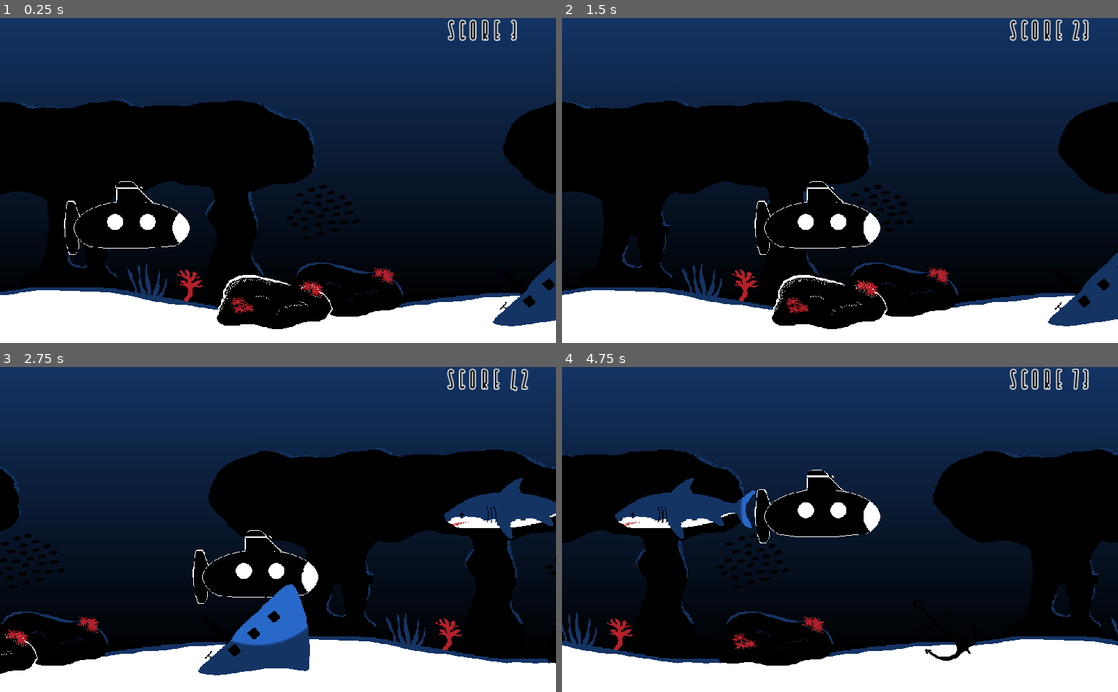
Above: before the commit, frames 1-4 (two rows, left to right).
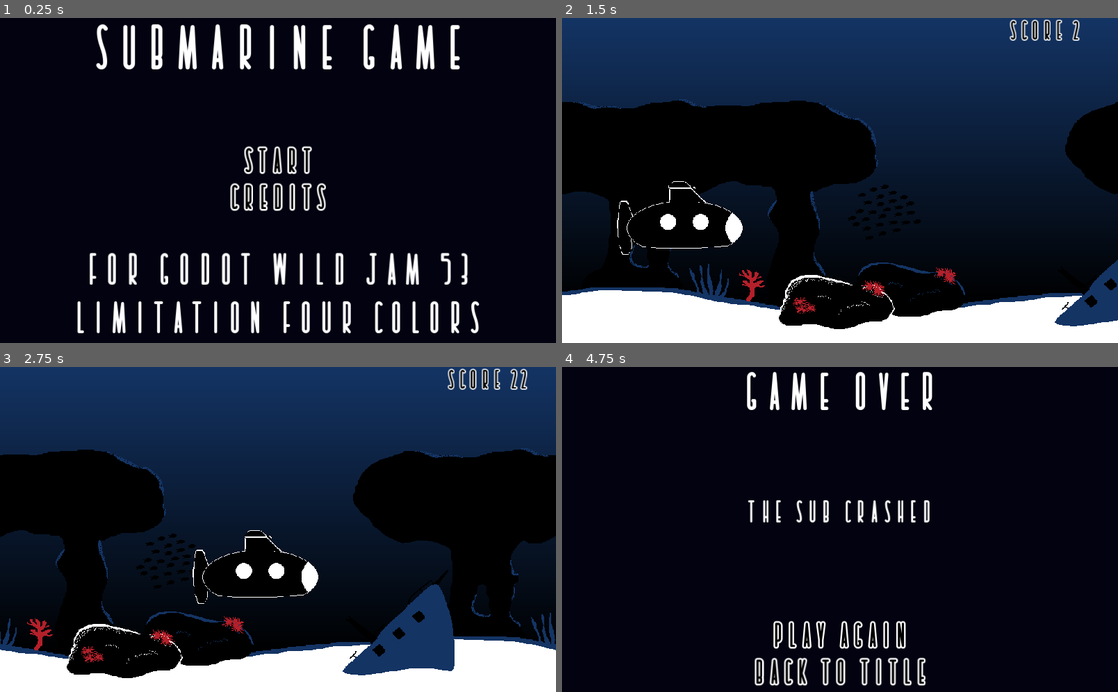
Above: after the commit, the same moments.

Repository: farmdogsdev/godot-jam
Game: Godot game, scene res://resources/TitleScreen.tscn
Same seed, same stepped clock (60 frames per second), same inputs: the game is played once before the commit and once after it. Before the commit the project starts from res://resources/TestScene.tscn.
Inputs (mouse positions are in pixels of both pictures, inside the frame that each line leads up to):
- Up to frame 1 (0.25 s): no input
- Up to frame 2 (1.5 s): click (840, 161) at 0.5 s, where only the run after the commit has a clickable "Start"; click (840, 313) at 1.25 s, where only the run after the commit has a clickable "Confirm"
- Up to frame 3 (2.75 s): hold Right (ui_right) from 2.03 s (still down)
- Up to frame 4 (4.75 s): release Right (ui_right) at 2.78 s; hold Down (ui_down) 2.78-3.53 s; hold Right (ui_right) 3.53-4.28 s; hold Up (ui_up) from 4.28 s (still down)

The runs differ from the first frame. In frame 1, 53% of the frame differs, in the area x 0-100%, y 0-100%; in frame 2, 7.3%; in frame 3, 31%; in frame 4, 51%.
Error after the commit: Attempt to call function 'play' in base 'null instance' on a null instance. (res://resources/scripts/Sub.gd:66)

Commit message:
finished

Diff:
--- a/project.godot
+++ b/project.godot
@@ -11,7 +11,7 @@
 [application]
 
 config/name="Godot Game Jam"
-run/main_scene="res://resources/TestScene.tscn"
+run/main_scene="res://resources/TitleScreen.tscn"
 config/icon="res://icon.png"
 
 [display]
--- a/resources/GameOverScreen.gd
+++ b/resources/GameOverScreen.gd
@@ -8,8 +8,8 @@
 
 # Called when the node enters the scene tree for the first time.
 func _ready():
-	pass
-	#$VBoxContainer2/RichTextLabel.text += str(score_report.get_score())
+	$LeviathanGroan.play()
+	$Thud.play()
 
 func _on_BackToTitle_pressed():
 	get_tree().change_scene("res://resources/TitleScreen.tscn")
--- a/resources/GameOverScreen.tscn
+++ b/resources/GameOverScreen.tscn
@@ -1,7 +1,9 @@
-[gd_scene load_steps=11 format=2]
+[gd_scene load_steps=13 format=2]
 
 [ext_resource path="res://assets/bodrum-font/Bodrum-JzRm.ttf" type="DynamicFontData" id=1]
 [ext_resource path="res://resources/GameOverScreen.gd" type="Script" id=2]
+[ext_resource path="res://assets/sound/Thud.wav" type="AudioStream" id=3]
+[ext_resource path="res://assets/sound/lowgroan3.wav" type="AudioStream" id=4]
 
 [sub_resource type="DynamicFont" id=7]
 size = 100
@@ -101,5 +103,12 @@
 custom_styles/normal = SubResource( 6 )
 text = "back to title"
 
+[node name="LeviathanGroan" type="AudioStreamPlayer2D" parent="."]
+stream = ExtResource( 4 )
+volume_db = 5.778
+
+[node name="Thud" type="AudioStreamPlayer2D" parent="."]
+stream = ExtResource( 3 )
+
 [connection signal="pressed" from="VBoxContainer3/PlayAgain" to="." method="_on_PlayAgain_pressed"]
 [connection signal="pressed" from="VBoxContainer3/BackToTitle" to="." method="_on_BackToTitle_pressed"]
--- a/resources/Sub.tscn
+++ b/resources/Sub.tscn
@@ -1,13 +1,11 @@
-[gd_scene load_steps=10 format=2]
+[gd_scene load_steps=8 format=2]
 
 [ext_resource path="res://assets/graphics/sub.png" type="Texture" id=1]
 [ext_resource path="res://assets/graphics/light.png" type="Texture" id=2]
 [ext_resource path="res://resources/scripts/Sub.gd" type="Script" id=3]
 [ext_resource path="res://assets/sound/ClickClunk.wav" type="AudioStream" id=4]
 [ext_resource path="res://assets/sound/Ambient_music.wav" type="AudioStream" id=5]
-[ext_resource path="res://assets/sound/lowgroan3.wav" type="AudioStream" id=6]
 [ext_resource path="res://assets/sound/lowgroan.wav" type="AudioStream" id=7]
-[ext_resource path="res://assets/sound/Thud.wav" type="AudioStream" id=8]
 
 [sub_resource type="CapsuleShape2D" id=1]
 radius = 51.957
@@ -47,11 +45,4 @@
 stream = ExtResource( 7 )
 volume_db = 4.815
 
-[node name="LeviathanGroan" type="AudioStreamPlayer2D" parent="."]
-stream = ExtResource( 6 )
-volume_db = 5.778
-
-[node name="Thud" type="AudioStreamPlayer2D" parent="."]
-stream = ExtResource( 8 )
-
 [connection signal="body_entered" from="Collide" to="." method="_on_Collide_body_entered"]
--- a/resources/scripts/Sub.gd
+++ b/resources/scripts/Sub.gd
@@ -64,5 +64,7 @@
 		$CrashSound.play()
 	elif body.name == "SunkenShip":
 		$Thud.play()
-	if $CrashSound.playing == false and $LeviathanGroan.playing == false and $Thud.playing == false and $SharkGroan.playing == false:
-		game_over = true
+	var count = 99999
+	while (count != 0):
+		count -= 1
+	game_over = true
Binary file added: SubmarineGame.apple-touch-icon.png
Not shown, added: SubmarineGame.apple-touch-icon.png.import
Binary file added: SubmarineGame.icon.png
Not shown, added: SubmarineGame.icon.png.import
Binary file added: SubmarineGame.png
Not shown, added: SubmarineGame.png.import
Binary file added: sub-game/sub-game.apple-touch-icon.png
Not shown, added: sub-game/sub-game.apple-touch-icon.png.import
Binary file added: sub-game/sub-game.icon.png
Not shown, added: sub-game/sub-game.icon.png.import
Binary file added: sub-game/sub-game.png
Not shown, added: sub-game/sub-game.png.import
(and 11 more such lines)
